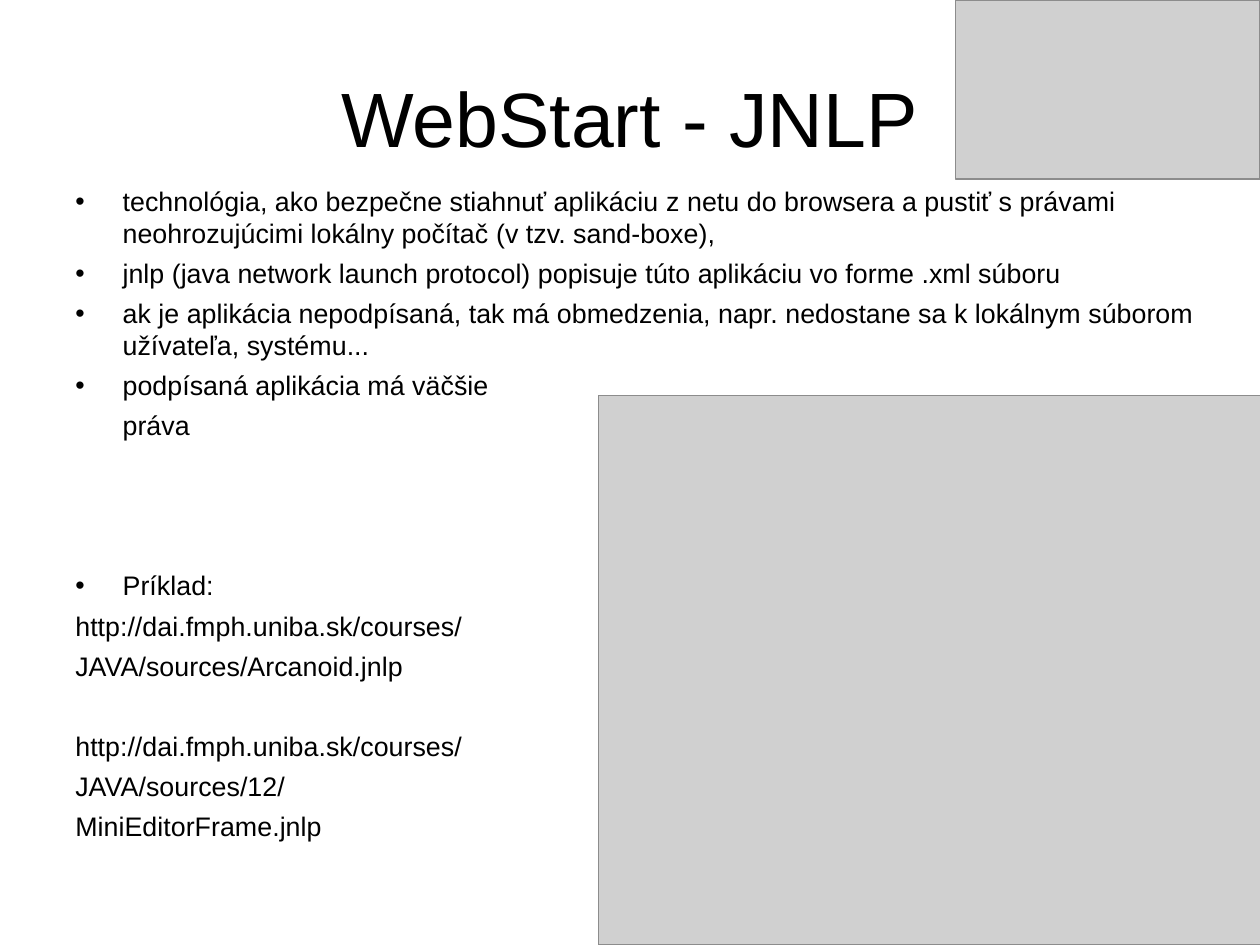
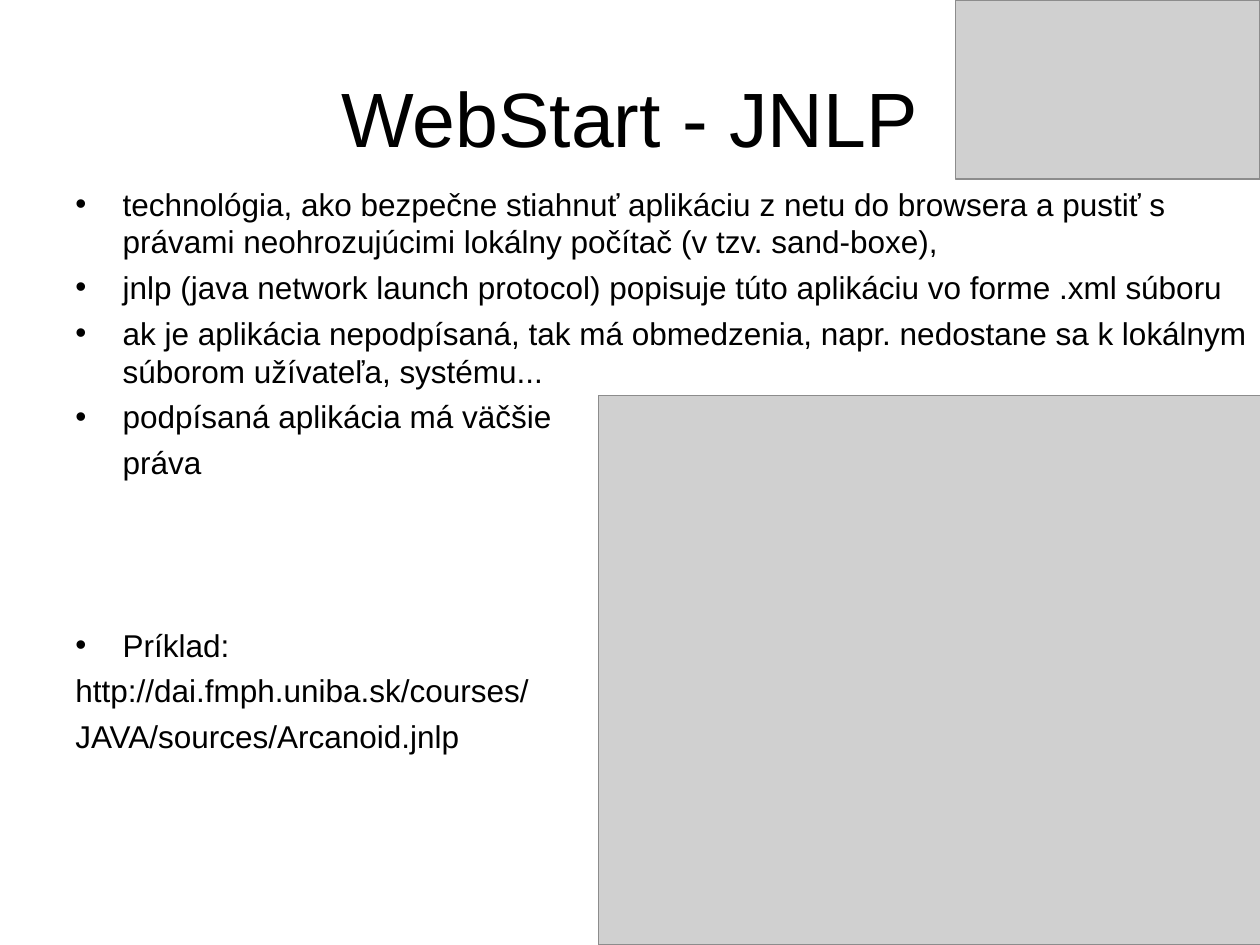
Before and after one commit to Programovanie4/Prednasky, a slide deck: slide 5 of 12/12_java.ppt. Drawn at 1260x945 pixels with LibreOffice and Linux fonts; fonts in the diff are those of the drawing; grey boxes stand for pictures. Boxes give left, top, right and bottom in pixels: in the first picture for what was removed or moved away, otherwise in the second. Text is boxed around its words. In the diff, an @@ line names an element or a change of style, - is before the commit and + after.

```diff
--- a/12/12_java.ppt
+++ b/12/12_java.ppt
@@ text "technológia, ako bezpečne stiahnuť aplikáciu ..." at bbox=[75, 192, 1246, 754]: size 15.3 to 18 pt @@
@@ text at bbox=[75, 736, 461, 841]: paragraphs removed @@
-http://dai.fmph.uniba.sk/courses/
-JAVA/sources/12/
-MiniEditorFrame.jnlp
```
Also in this commit, not shown: 1 other slide changed, 1 slide removed, 6 other files.
